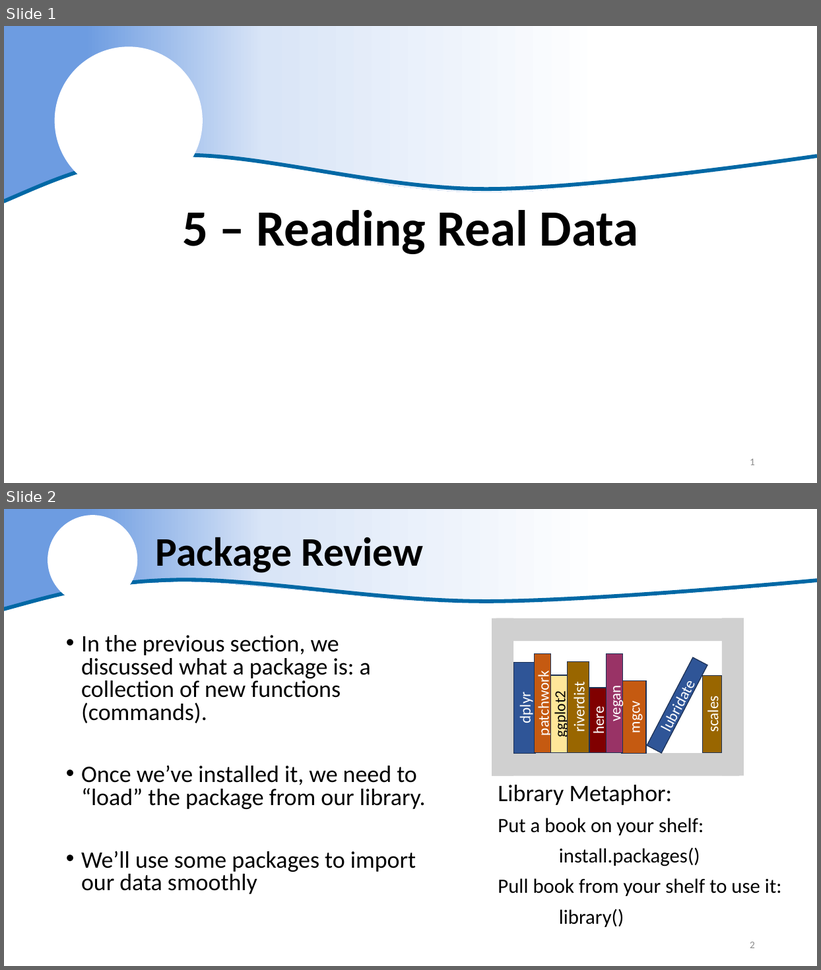
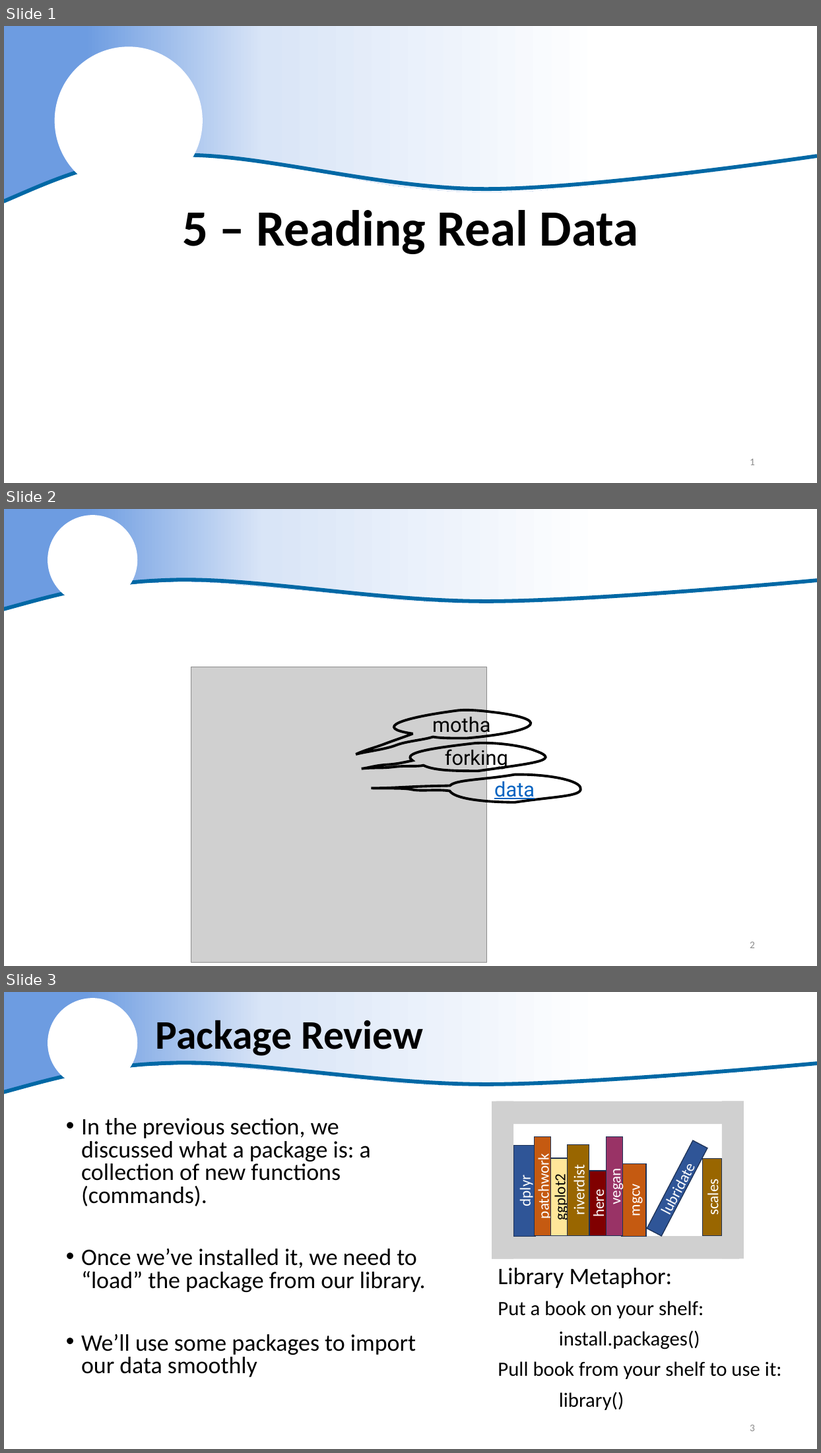
Before and after one commit to justinpriest/ADFG_R_Intro_Workshop, a slide deck: presentations/5 - Reading Real Data.pptx. Shown one above the other, each under a label of ours: slides 1 and 2 before the commit, slides 1, 2 and 3 after it. The pictures are 821x970 and 821x1453 pixels, drawn with LibreOffice and Linux fonts; fonts in the diff are those of the drawing; grey boxes stand for pictures; background and template pictures are left out. Boxes give left, top, right and bottom in pixels: in the first picture for what was removed or moved away, otherwise in the second. Text is boxed around its words. In the diff, an @@ line names an element or a change of style, - is before the commit and + after.

```diff
--- a/presentations/5 - Reading Real Data.pptx
+++ b/presentations/5 - Reading Real Data.pptx
@@ slide 2 added at (4, 509, 817, 966), background #FFFFFF; not listed: 3 template elements that a slide beside it also shows @@
@@ picture added at (191, 667, 487, 963) @@
@@ freeform shape added at (395, 711, 527, 739), outline #000000 3 pt, 24 pt, text #000000 @@
+motha
@@ freeform shape added at (411, 743, 543, 771), outline #000000 3 pt, 24 pt, text #000000 @@
+forking
@@ freeform shape added at (449, 775, 580, 803), outline #000000 3 pt, 24 pt, text #0563C1, underline @@
+data
@@ page number added at (750, 942, 755, 949), 12 pt, text #8C8C8C @@
+2
@@ what was slide 2 is now slide 3 @@
@@ page number at (750, 1425, 755, 1432): text changed @@
-2
+3
```
Also in this commit, not shown: 2 slides changed, 1 other file.
